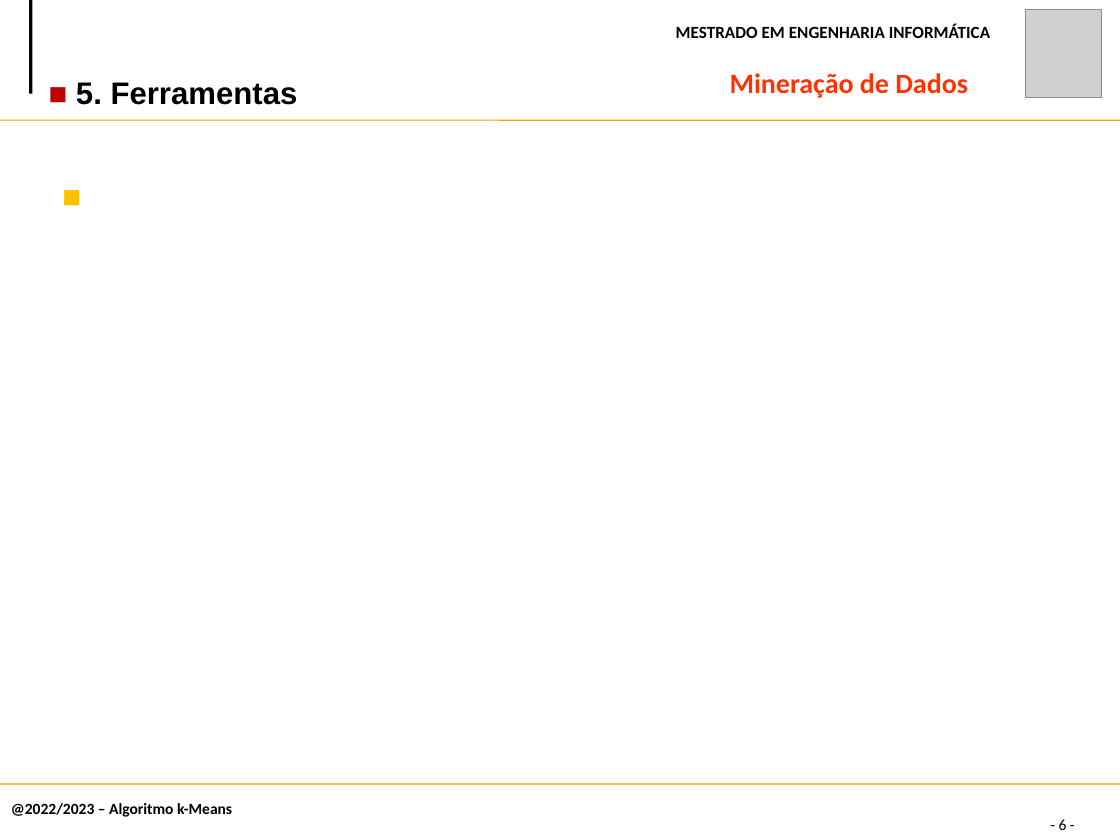
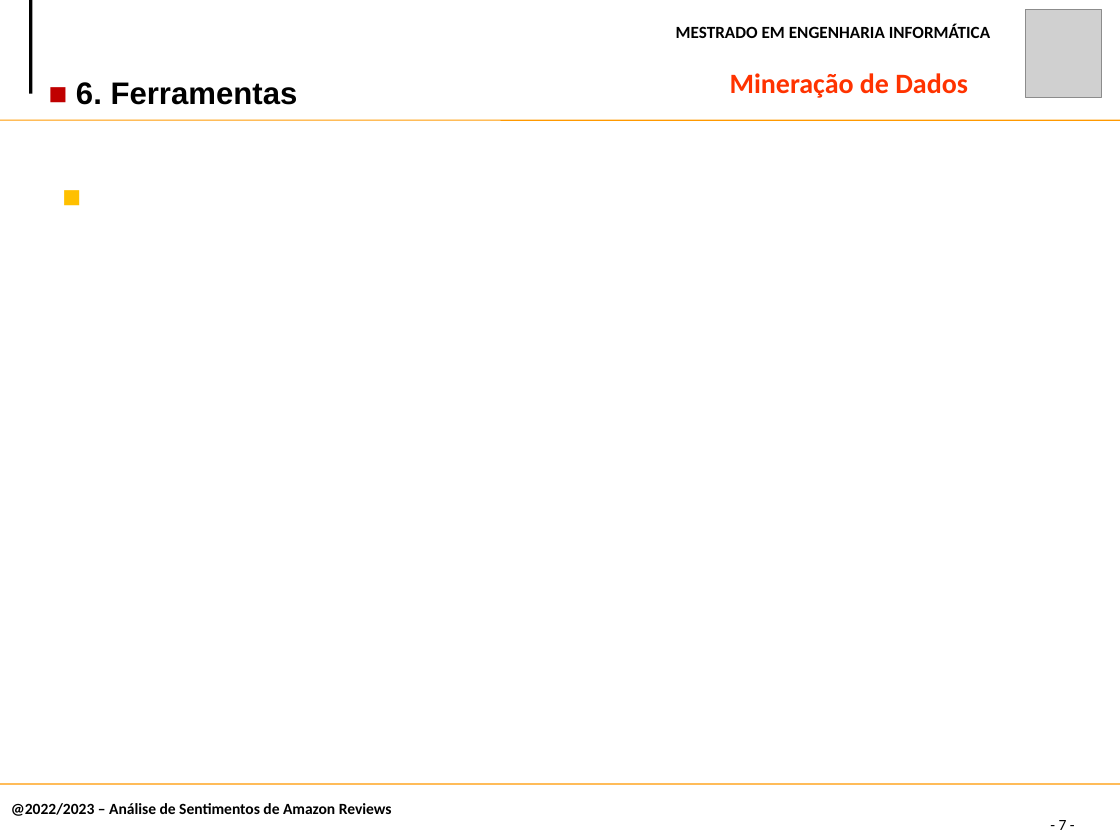
Before and after one commit to claudiadmr/MD-Projeto, a slide deck: slide 7 of Fase1/MD.pptx (slide 6 before the commit). Drawn at 1120x840 pixels with LibreOffice and Linux fonts; fonts in the diff are those of the drawing; grey boxes stand for pictures. Boxes give left, top, right and bottom in pixels: in the first picture for what was removed or moved away, otherwise in the second. Text is boxed around its words. In the diff, an @@ line names an element or a change of style, - is before the commit and + after.

```diff
--- a/Fase1/MD.pptx
+++ b/Fase1/MD.pptx
@@ text at <box>76,82,298,105</box>: text changed @@
-■ 5. Ferramentas
+■ 6. Ferramentas
@@ text at <box>11,803,392,816</box>: text changed @@
-@2022/2023 – Algoritmo k-Means
+@2022/2023 – Análise de Sentimentos de Amazon Reviews
@@ page number at <box>1059,820,1067,830</box>: text changed @@
-- 6 -
+- 7 -
```
Also in this commit, not shown: 5 other slides changed, 2 slides added.
